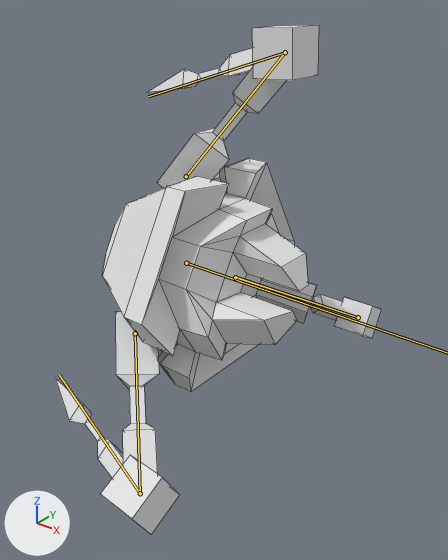
Before and after pictures for a commit that changed the Blender file assets/drone.blend.
The view is the same before and after, from a 50 mm lens placed at (0.299, -0.474, 0.289), pointed at (-0.059, -0.026, 0.012). Every picture has the same lights, and +X, +Y and +Z are marked at lower left. Both versions are drawn at frame 0 of the action 'dash'; the numbers are the values there. The bones that bend it are drawn over the model as lines. Mesh edges are drawn as thin lines.

Names of what the first picture shows: 'awk'.
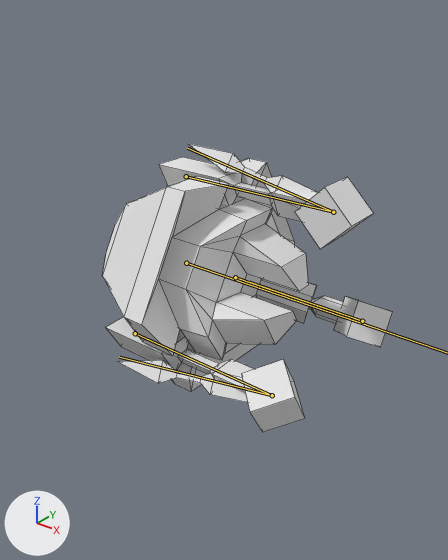
Changed parts and their boxes [x1, y1, x2, y2] in the pictures (448 x 560 px):
```json
{"object": "awk", "change": "posed", "before": [55, 25, 382, 534], "after": [102, 144, 392, 432], "on screen": "11% narrower, 43% shorter"}
{"bone": "b1", "before": "(186, 176) to (285, 52)", "after": "(186, 176) to (333, 212)"}
{"bone": "b2", "before": "(285, 52) to (148, 96)", "after": "(333, 212) to (187, 148)"}
{"bone": "c1", "before": "(235, 277) to (358, 317)", "after": "(235, 277) to (362, 321)"}
{"bone": "c2", "before": "(358, 317) to (236, 277)", "after": "(362, 321) to (249, 282)"}
{"bone": "a1", "before": "(135, 333) to (140, 493)", "after": "(135, 333) to (272, 395)"}
{"bone": "a2", "before": "(140, 493) to (59, 374)", "after": "(272, 395) to (119, 357)"}
```

Scene script edits in JSON lines:
```json
{"block": "bone_b1", "where": "bone_b1 = bpy.data.objects['Armature'].pose.bones['b1']  # child of 'root'"}
{"op": "set", "path": "bone_b1.rotation_quaternion", "old": "(0.933, 0.0, 0.0, -0.359)", "new": "(0.707, 0.0, 0.0, -0.708)", "note": "degrees (0, 0, -42) -> degrees (0, 0, -90)"}
{"block": "bone_b2", "where": "bone_b2 = bpy.data.objects['Armature'].pose.bones['b2']  # child of 'b1'"}
{"op": "set", "path": "bone_b2.rotation_quaternion", "old": "(0.259, 0.0, 0.0, 0.966)", "new": "(0.087, 0.0, 0.0, 0.996)", "note": "degrees (0, 0, 150) -> degrees (0, 0, 170)"}
{"block": "bone_c1", "where": "bone_c1 = bpy.data.objects['Armature'].pose.bones['c1']  # child of 'root'"}
{"op": "set", "path": "bone_c1.rotation_quaternion", "old": "(0.933, 0.0, 0.0, -0.359)", "new": "(0.707, 0.0, 0.0, -0.708)", "note": "degrees (0, 0, -42) -> degrees (0, 0, -90)"}
{"block": "bone_c2", "where": "bone_c2 = bpy.data.objects['Armature'].pose.bones['c2']  # child of 'c1'"}
{"op": "set", "path": "bone_c2.rotation_quaternion", "old": "(0.259, 0.0, 0.0, 0.966)", "new": "(0.087, 0.0, 0.0, 0.996)", "note": "degrees (0, 0, 150) -> degrees (0, 0, 170)"}
{"block": "bone_a1", "where": "bone_a1 = bpy.data.objects['Armature'].pose.bones['a1']  # child of 'root'"}
{"op": "set", "path": "bone_a1.rotation_quaternion", "old": "(0.933, 0.0, 0.0, -0.359)", "new": "(0.707, 0.0, 0.0, -0.708)", "note": "degrees (0, 0, -42) -> degrees (0, 0, -90)"}
{"block": "bone_a2", "where": "bone_a2 = bpy.data.objects['Armature'].pose.bones['a2']  # child of 'a1'"}
{"op": "set", "path": "bone_a2.rotation_quaternion", "old": "(0.259, 0.0, 0.0, -0.966)", "new": "(0.087, 0.0, 0.0, -0.996)", "note": "degrees (0, 0, -150) -> degrees (0, 0, -170)"}
```
